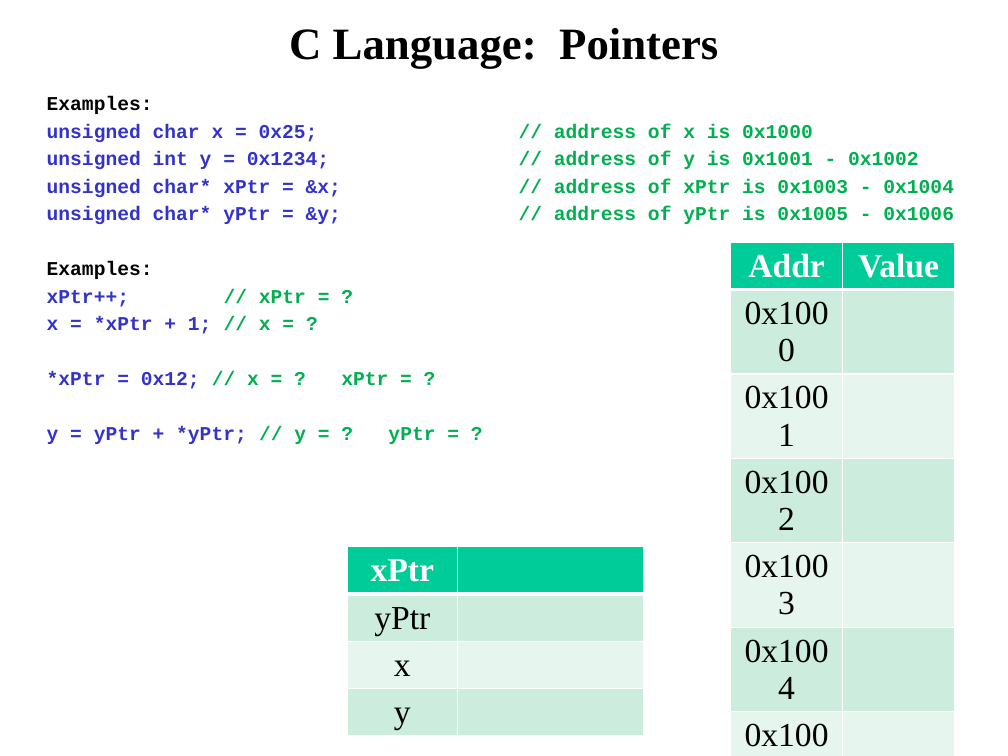
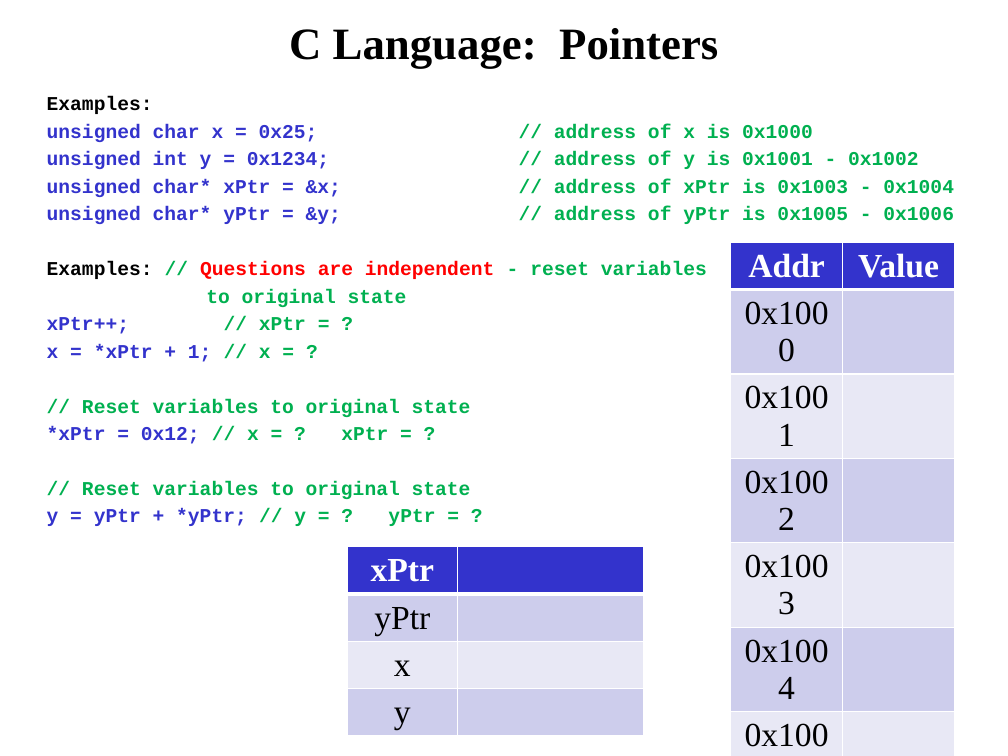
Before and after one commit to pw4rn3r/ECE382, a slide deck: slide 4 of notes/L21/Lsn21.pptx. Drawn at 1008x756 pixels with LibreOffice and Linux fonts; fonts in the diff are those of the drawing. Boxes give left, top, right and bottom in pixels: in the first picture for what was removed or moved away, otherwise in the second. Text is boxed around its words. In the diff, an @@ line names an element or a change of style, - is before the commit and + after.

```diff
--- a/notes/L21/Lsn21.pptx
+++ b/notes/L21/Lsn21.pptx
@@ text at [47,261,707,307]: text changed; text colour #000000 to #00B050 @@
-Examples:
+Examples: // Questions are independent - reset variables
+to original state
@@ table at [731,242,955,610] @@
@@ fill #00CC99 to #3333CC in row 1 @@
@@ fill #CCECDE to #CECEEC in 8 cells @@
@@ fill #E7F6EF to #E8E8F6 in 8 cells @@
@@ text at [82,399,471,417]: paragraph added @@
+// Reset variables to original state
@@ text at [82,481,471,499]: paragraph added @@
+// Reset variables to original state
@@ table at [347,546,644,734] @@
@@ fill #00CC99 to #3333CC in row 1 @@
@@ fill #CCECDE to #CECEEC in 4 cells @@
@@ fill #E7F6EF to #E8E8F6 in row 3 @@
```
Also in this commit, not shown: 3 other slides changed.
